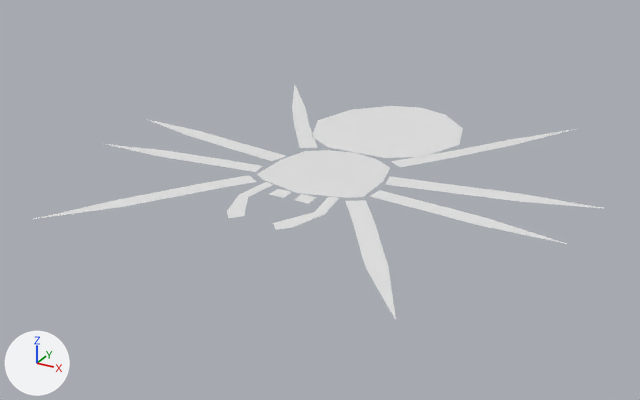
A saved change to the Blender file Enemies/JumpingSpider.blend.
Both versions are drawn from a camera (50 mm lens) standing at (7.3, -13.93, 6.18) and looking at (-0.17, -0.35, -0.61). The lights are fixed; the arrows at lower left show +X, +Y and +Z. The picture after the commit comes second.

Names of what the first picture shows: 'Abdomen', 'Cephalothorax', 'Fangs', 'MiddleBackLegs', 'MiddleFrontLegs', 'Pedipalps', 'VeryBackLegs', 'VeryFronteLegs'.
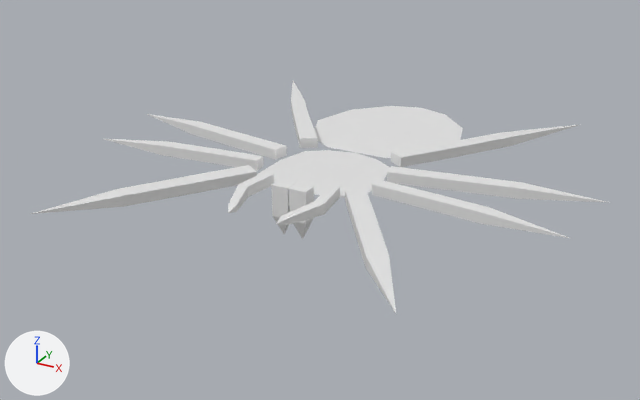
Where the change shows, as pixel boxes (x1, y1, x2, y2) in the pictures (640 x 400 px):
'VeryFronteLegs', reshaped
    before: (34, 175, 396, 320)
    after: (31, 165, 396, 313)
'MiddleBackLegs', reshaped
    before: (146, 119, 607, 209)
    after: (148, 114, 611, 203)
'MiddleFrontLegs', reshaped
    before: (105, 144, 567, 244)
    after: (105, 139, 569, 238)
'VeryBackLegs', reshaped
    before: (292, 85, 575, 167)
    after: (291, 81, 578, 167)
'Pedipalps', reshaped (10% taller)
    before: (227, 182, 339, 230)
    after: (228, 172, 340, 225)
'Fangs', reshaped (10% narrower, 281% taller)
    before: (269, 189, 317, 204)
    after: (271, 179, 314, 239)

Diff of the bpy script that builds the scene:
```diff
--- a/Enemies/JumpingSpider.blend.py
+++ b/Enemies/JumpingSpider.blend.py
@@ me_plane_001 @@
 # used by ob_verybacklegs; location = (0.0, 0.0, 0.0)
-me_plane_001.from_pydata(...)  # 7 vertices, 3 faces; spans x 0.8..3.5, y 0.5..4.4, z 0.0
+me_plane_001.from_pydata(...)  # 13 vertices, 13 faces; spans x 0.8..3.54, y 0.5..4.38, z 0.0..0.2
+# me_plane_001 part 1
+# 1 vertex is removed from x 3.5, y 4.4, z 0.0
+# 3 faces are deleted
+# 2 vertices move from x 2.3..2.56, y 2.67..2.84, z 0.0 to x 2.32..2.57, y 2.65..2.82, z 0.0
+# 1 vertex is added at (3.54, 4.38, 0.1)
+# 6 new vertices lie (0.0, 0.0, 0.2) away from vertices in x 0.8..2.56, y 0.5..2.84, z 0.0
+# 13 new faces join them
@@ me_plane_002 @@
 # used by ob_middlebacklegs; location = (0.0, 0.0, 0.0)
-me_plane_002.from_pydata(...)  # 7 vertices, 3 faces; spans x 1.1..4.99, y -0.4..0.46, z 0.0
+me_plane_002.from_pydata(...)  # 13 vertices, 13 faces; spans x 1.12..4.98, y -0.29..0.51, z 0.0..0.2
+# me_plane_002 part 2: the whole mesh is rebuilt
@@ me_plane_003 @@
 # used by ob_middlefrontlegs; location = (0.0, 0.0, 0.0)
-me_plane_003.from_pydata(...)  # 7 vertices, 3 faces; spans x 1.19..4.75, y -1.23..-0.68, z 0.0
+me_plane_003.from_pydata(...)  # 13 vertices, 13 faces; spans x 1.19..4.75, y -1.19..-0.68, z 0.0..0.2
+# me_plane_003 part 3
+# 1 vertex is removed from x 4.75, y -1.21, z 0.0
+# 3 faces are deleted
+# 3 vertices in x 1.19..3.27, y -1.23..-1.02, z 0.0 move by (0.0, 0.08, 0.0)
+# 1 vertex is added at (4.75, -1.19, 0.1)
+# 6 new vertices lie (0.0, 0.0, 0.2) away from vertices in x 1.19..3.3, y -1.23..-0.68, z 0.0
+# 13 new faces join them
@@ me_plane_004 @@
 # used by ob_veryfrontelegs; location = (0.0, 0.0, 0.0)
-me_plane_004.from_pydata(...)  # 7 vertices, 3 faces; spans x 0.9..3.31, y -4.59..-1.2, z 0.0
+me_plane_004.from_pydata(...)  # 13 vertices, 13 faces; spans x 0.9..3.31, y -4.59..-1.2, z 0.0..0.2
+# me_plane_004 part 4
+# 1 vertex is removed from x 3.31, y -4.59, z 0.0
+# 3 faces are deleted
+# 2 vertices move from x 1.4..1.7, y -2.1..-1.9, z 0.0 to x 1.44..1.74, y -2.19..-1.99, z 0.0
+# 1 vertex is added at (3.31, -4.59, 0.1)
+# 6 new vertices lie (0.0, 0.0, 0.2) away from vertices in x 0.9..2.57, y -3.43..-1.2, z 0.0
+# 13 new faces join them
@@ me_plane_005 @@
 # used by ob_pedipalps; location = (0.0, 0.0, 0.0)
-me_plane_005.from_pydata(...)  # 7 vertices, 2 faces; spans x 0.28..0.86, y -2.97..-1.32, z 0.0
+me_plane_005.from_pydata(...)  # 13 vertices, 11 faces; spans x 0.43..0.86, y -2.97..-1.32, z 0.0..0.2
+# me_plane_005 part 5
+# 1 vertex is removed from x 0.46, y -2.97, z 0.0
+# 2 faces are deleted
+# 2 vertices move from x 0.28..0.64, y -2.77, z 0.0 to x 0.43..0.59, y -2.77, z 0.04
+# 7 vertices are added at x 0.43..0.86, y -2.97..-1.32, z 0.1..0.2
+# 11 new faces join them
@@ me_plane_006 @@
 # used by ob_fangs; location = (0.0, 0.0, 0.0)
-me_plane_006.from_pydata(...)  # 4 vertices, 1 face; spans x 0.1..0.4, y -1.8..-1.5, z 0.0
+me_plane_006.from_pydata(...)  # 11 vertices, 9 faces; spans x 0.006..0.344, y -1.8..-1.5, z -0.8..0.2
+# me_plane_006 part 6: the whole mesh is rebuilt
```
